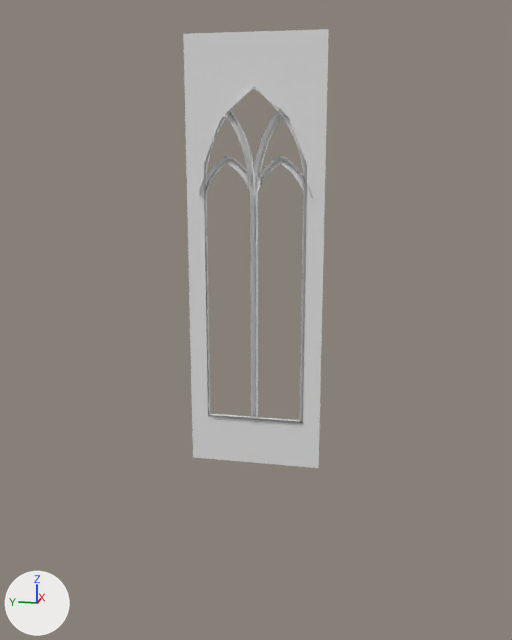
Two versions of the FBX model Assets/Davido/ChurchWindowFrame/WindowFrame.fbx, one commit apart.
Rendered twice from a 50 mm camera at (-20.08, -4.06, 9.64) aimed at (0.18, 0.0, 4.57). Every picture has the same lights, and +X, +Y and +Z are marked at lower left. Where no turn or scale is listed for an object, it has been applied to the vertices.

Script lines for the objects in view, before the commit:
```python
me_beziercurve_001 = bpy.data.meshes.new('BezierCurve.001')
me_beziercurve_001.from_pydata(...)  # 1255 vertices, 1122 faces; spans x -0.11..0.1, y -2.0..2.0, z 0.03..12.63
me_beziercurve_001.materials.append(mat_material)  # white #e7e7e7
# before: 2 (0.0, 0.0, 0.03) at pixel (254, 462), 3 (0.0, -1.48, 0.03) at pixel (302, 466), 11 (0.0, -2.0, 0.03) at pixel (318, 468), 15 (0.0, 1.48, 0.03) at pixel (208, 458), 21 (0.0, 2.0, 0.03) at pixel (192, 457)
ob_fr = bpy.data.objects.new('FR', me_beziercurve_001)
ob_fr.location = (0.0, 0.0, 0.0)
```
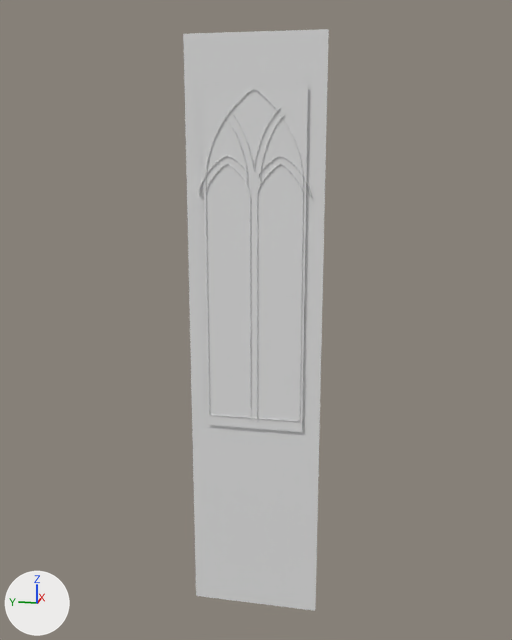
What changed in the scene script:
```text
Add mat_glasss:
    mat_glasss = principled_material('Glasss')
    mat_glasss.base_color = (0.8, 0.8, 0.8)  # white #e7e7e7
Change me_beziercurve_001:
    where me_beziercurve_001.from_pydata(...)  # 1255 vertices, 1122 faces; spans x -0.11..0.1, y -2.0..2.0, z 0.03..12.63
    used by ob_fr; location = (0.0, 0.0, 0.0)
    me_beziercurve_001 part 1
    add for i in [2, 3, 11, 15, 21]: me_beziercurve_001.vertices[i].co += Vector((0.0, 0.0, -5.0))
Add me_beziercurve_007:
    me_beziercurve_007.from_pydata([(-0.07, -1.48, 11.24), (-0.07, -1.48, 1.2), (-0.07, 0.0, 1.2), (-0.07, 0.0, 11.24), (-0.07, 1.48, 11.24), (-0.07, 1.48, 1.2)], [], [(1, 2, 3, 0), (5, 4, 3, 2)])
    me_beziercurve_007.materials.append(mat_glasss)  # white #e7e7e7
Add ob_fr_005:
    ob_fr_005 = bpy.data.objects.new('FR.005', me_beziercurve_007)
    ob_fr_005.location = (0.0, 0.0, 0.0)
```

Where the change shows, as pixel boxes (x1, y1, x2, y2) in the pictures (512 x 640 px; the box of a moved part takes in the faces that stretch with it):
'FR', reshaped (32% taller): before (183, 29, 329, 468); after (183, 29, 329, 611)
'FR.005', added: after (202, 85, 308, 432)
part 1 of me_beziercurve_001, moved or reshaped: before (192, 416, 320, 468); after (192, 416, 320, 611)
